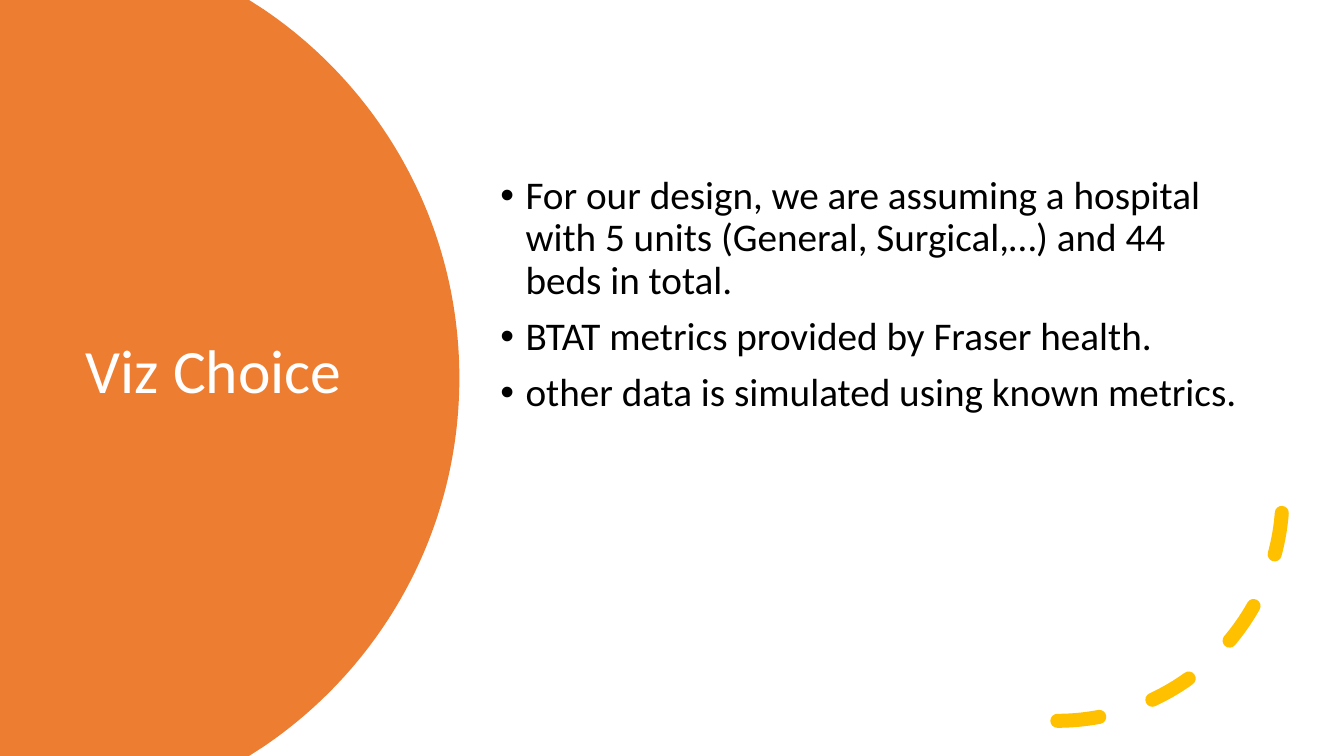
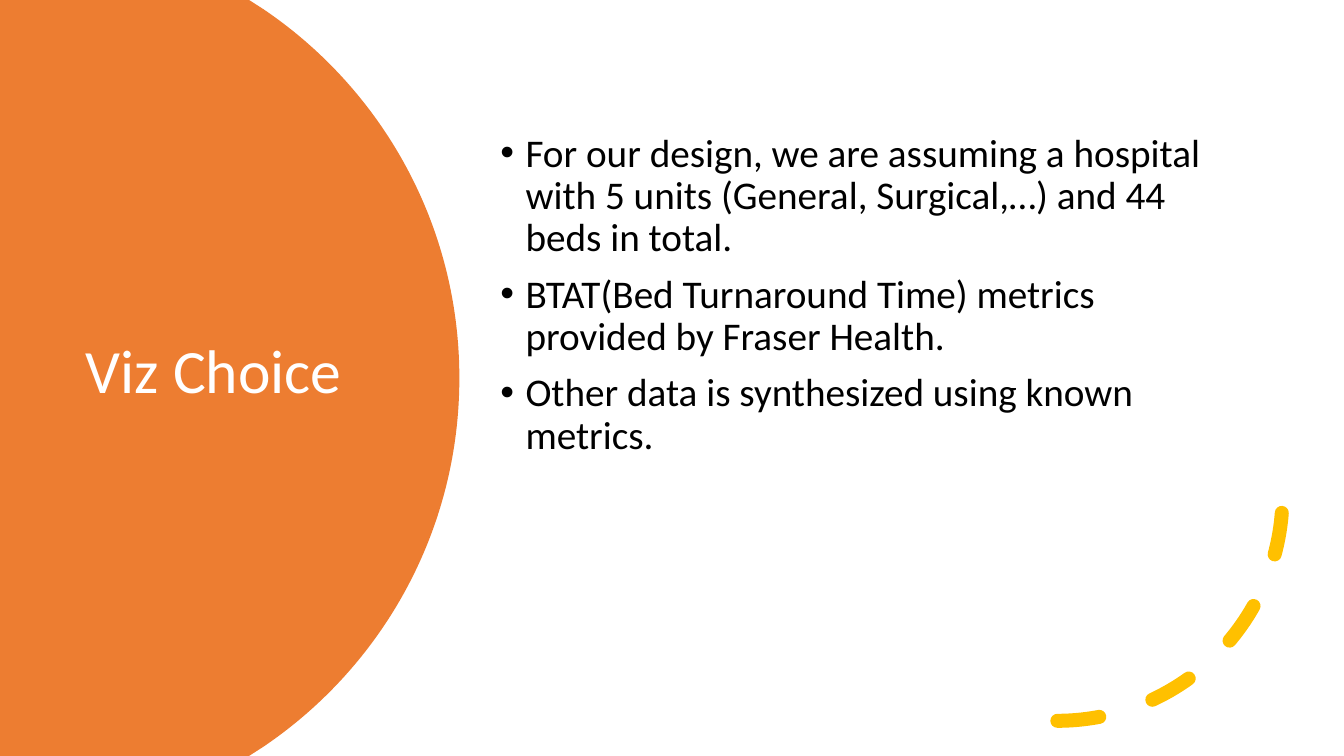
Before and after one commit to padmanabhan-r/iat-814-project, a slide deck: slide 5 of Final Data/Project Showcase.pptx. Drawn at 1344x756 pixels with LibreOffice and Linux fonts; fonts in the diff are those of the drawing. Boxes give left, top, right and bottom in pixels: in the first picture for what was removed or moved away, otherwise in the second. Text is boxed around its words. In the diff, an @@ line names an element or a change of style, - is before the commit and + after.

```diff
--- a/Final Data/Project Showcase.pptx
+++ b/Final Data/Project Showcase.pptx
@@ text at [526,279,1133,450]: text changed @@
-• BTAT metrics provided by Fraser health.
-• other data is simulated using known metrics.
+• BTAT(Bed Turnaround Time) metrics provided by Fraser Health.
+• Other data is synthesized using known metrics.
```
Also in this commit, not shown: 3 other slides changed, 1 other file.
